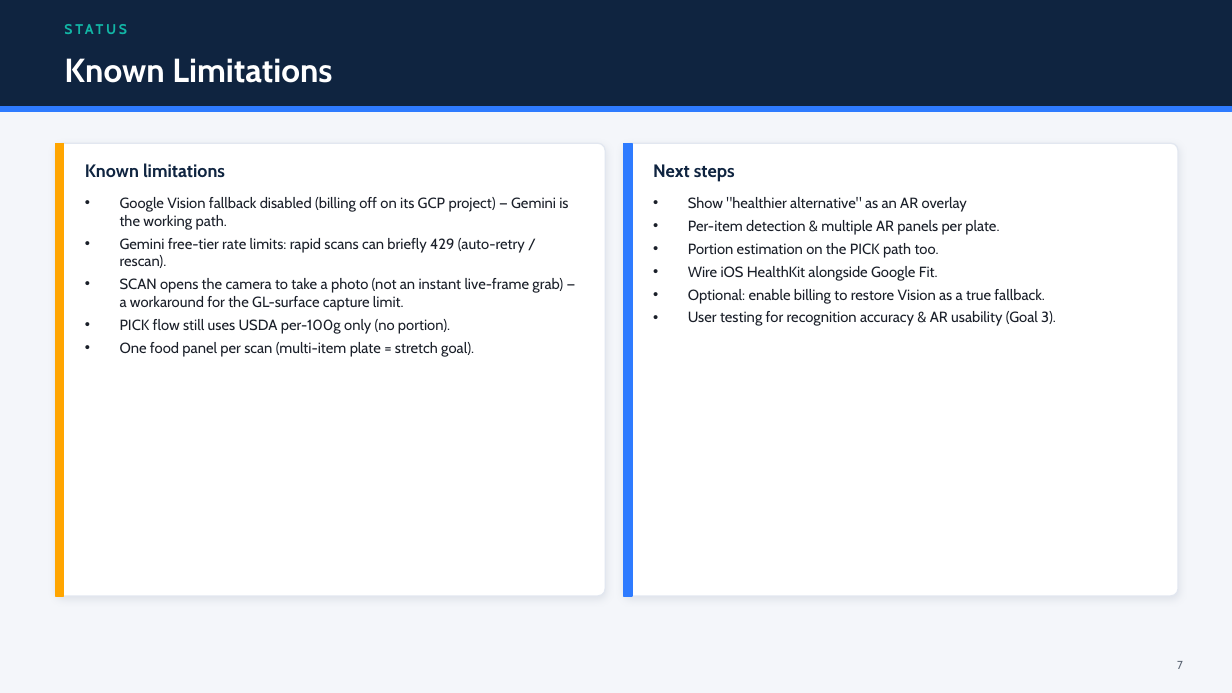
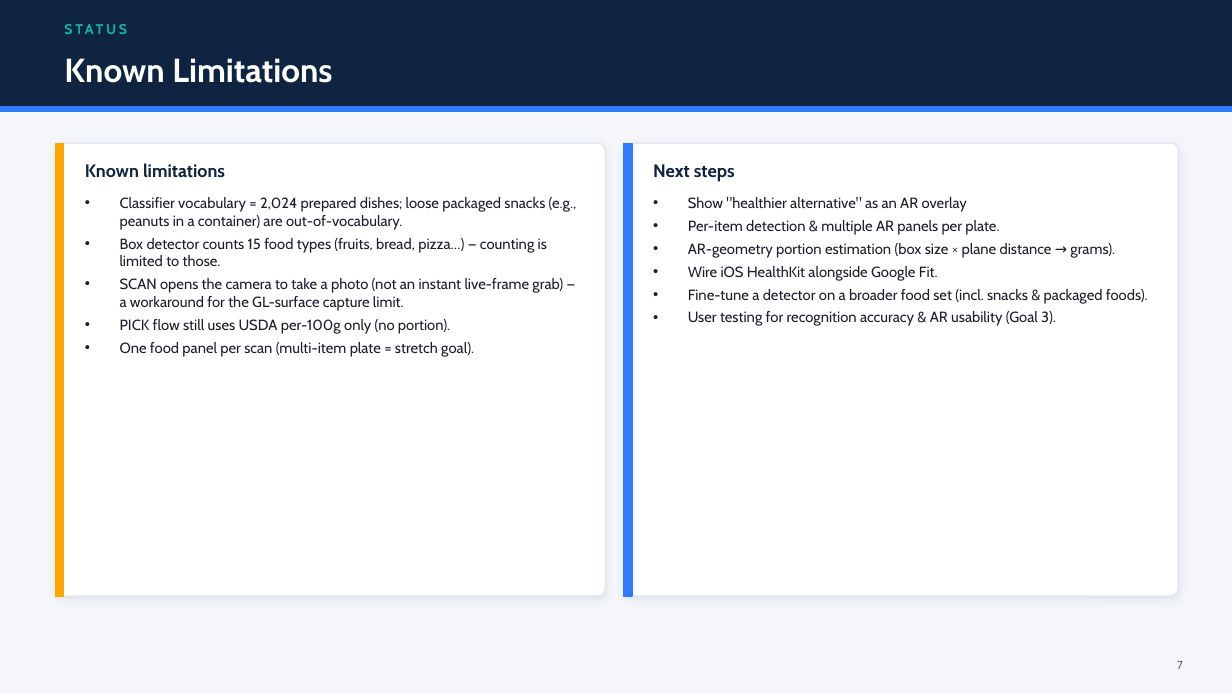
Before and after one commit to ishratafroz/AR_mobile_app, a slide deck: slide 9 of AR_Diet_Gemini_Update.pptx (slide 8 before the commit). Drawn at 1232x693 pixels with LibreOffice and Linux fonts; fonts in the diff are those of the drawing. Boxes give left, top, right and bottom in pixels: in the first picture for what was removed or moved away, otherwise in the second. Text is boxed around its words. In the diff, an @@ line names an element or a change of style, - is before the commit and + after.

```diff
--- a/AR_Diet_Gemini_Update.pptx
+++ b/AR_Diet_Gemini_Update.pptx
@@ text at [120,197,577,266]: text changed @@
-• Google Vision fallback disabled (billing off on its GCP project) — Gemini is the working path.
-• Gemini free-tier rate limits: rapid scans can briefly 429 (auto-retry / rescan).
+• Classifier vocabulary = 2,024 prepared dishes; loose packaged snacks (e.g., peanuts in a container) are out-of-vocabulary.
+• Box detector counts 15 food types (fruits, bread, pizza…) — counting is limited to those.
@@ text at [688,243,1115,258]: text changed @@
-• Portion estimation on the PICK path too.
+• AR-geometry portion estimation (box size × plane distance → grams).
@@ text at [688,289,1148,304]: text changed @@
-• Optional: enable billing to restore Vision as a true fallback.
+• Fine-tune a detector on a broader food set (incl. snacks & packaged foods).
```
Also in this commit, not shown: 7 other slides changed, 2 slides added, 1 slide removed, 36 other files.
